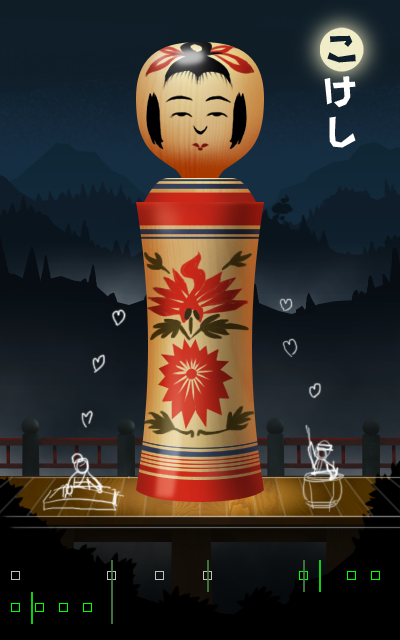
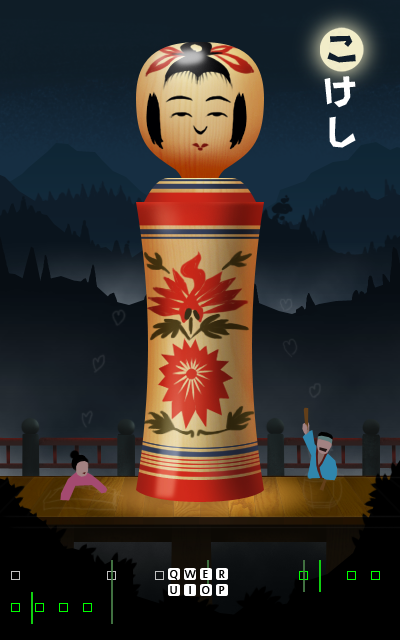
Comparing the layer stacks of the two 400 x 640 images. Changes:
added layer "P copy" in group "timeline" over box(170, 570, 225, 594)
added layer "Layer 35" in group "timeline" over box(168, 568, 228, 596)
added layer "Layer 49" above "Layer 48" over box(69, 450, 90, 478)
added layer "Layer 48" above "taiko_guy" over box(60, 471, 108, 501)
added group "taiko_guy" with 6 layers above "Layer 18" over box(302, 407, 337, 491)
added layer "Layer 42" in group "taiko_guy" over box(303, 407, 327, 491)
added layer "Layer 46" in group "taiko_guy" over box(302, 422, 310, 435)
added layer "Layer 45" in group "taiko_guy" over box(316, 435, 333, 445)
added layer "Layer 44" in group "taiko_guy" over box(317, 431, 333, 454)
added layer "Layer 43" in group "taiko_guy" over box(315, 443, 329, 481)
added layer "Layer 41" in group "taiko_guy" over box(302, 430, 337, 481)
"Layer 18": opacity 100% → 10% over box(0, 298, 400, 529)
